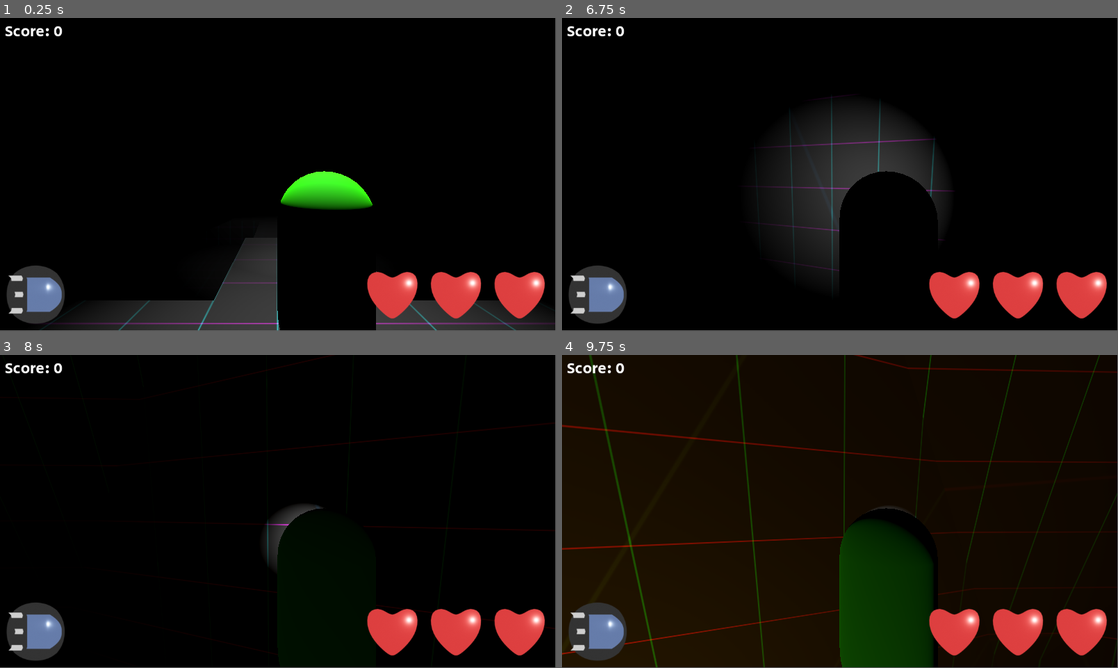
Above: before the commit, frames 1-4 (two rows, left to right).
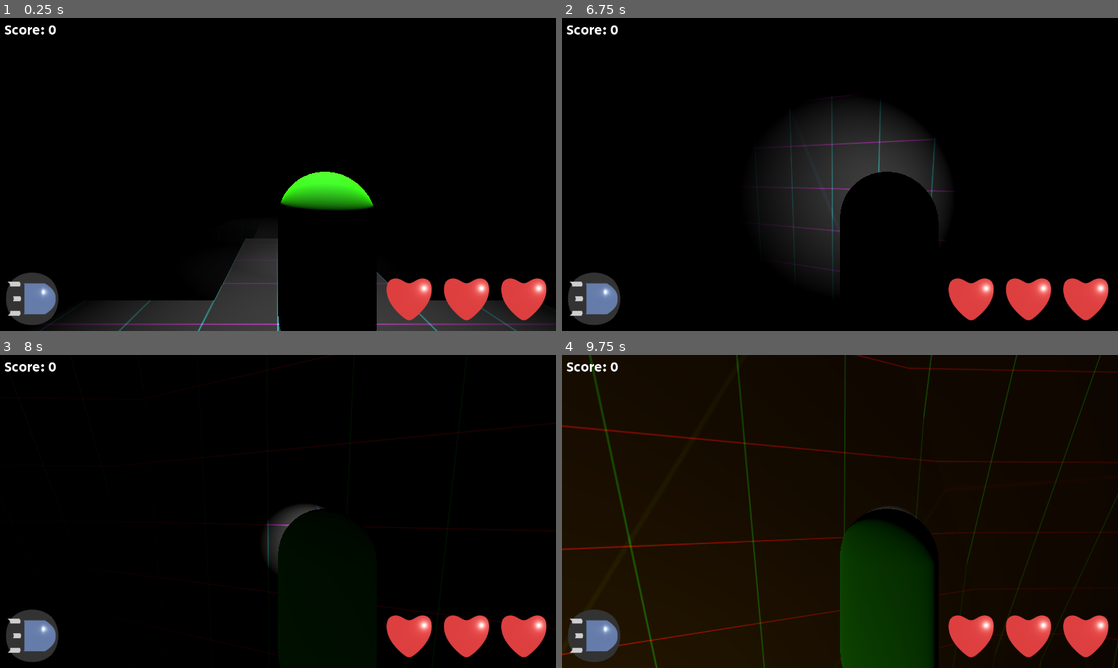
Above: after the commit, the same moments.

Repository: Sprotex/ludum-dare-54
Game: Godot game, scene res://level.tscn
Two runs of this game, one before a commit and one after it. Both use one fixed random seed, a clock stepped at 60 frames per second and the inputs below.
Inputs (mouse positions are in pixels of both pictures, inside the frame that each line leads up to):
- Up to frame 1 (0.25 s): no input
- Up to frame 2 (6.75 s): tap Enter at 0.5, 2.75 s; move the mouse to (867, 171) at 0.52 s; hold W (move_forward) 0.53-5.78 s; tap Space (jump) at 0.77, 1.52, 2, 3.02, 3.77, 4.25, 4.52, 6.02 s; move the mouse to (812, 174) at 1.27 s; move the mouse to (851, 168) at 2.02 s; move the mouse to (834, 177) at 2.77 s; move the mouse to (878, 177) at 3.52 s; move the mouse to (795, 171) at 4.27 s; move the mouse to (845, 174) at 5.02 s; move the mouse to (817, 168) at 5.77 s; hold D (move_right) 5.78-6.53 s; move the mouse to (867, 171) at 6.52 s; hold W (move_forward) from 6.53 s (still down)
- Up to frame 3 (8 s): keep holding W (move_forward); tap Space (jump) at 6.77, 7.52 s; move the mouse to (250, 511) at 7.27 s
- Up to frame 4 (9.75 s): move the mouse to (851, 505) at 8.02 s; move the mouse to (834, 514) at 8.77 s; release W (move_forward) at 8.78 s; hold A (move_left) 8.78-9.53 s; tap Space (jump) at 9.02 s; move the mouse to (878, 514) at 9.52 s; hold W (move_forward) from 9.53 s (still down)
The window is 799x449 before the commit and 800x450 after it. Grey fills any space a smaller window leaves; there, only what the larger window draws over its background counts as a difference.

The runs differ from the first frame. In frame 1, 4.0% of the frame differs, in the area x 0-100%, y 2-100%; in frame 2, 3.6%; in frame 3, 3.4%; in frame 4, 4.5%, in the area x 0-100%, y 0-100%.
Error in both runs: Invalid access to property or key 'on_bullet_shot' on a base object of type 'Node (message_bus.gd)'. (res://ambient_light_energy.gd:25)

Commit message:
set up proper window resolution

Diff:
--- a/project.godot
+++ b/project.godot
@@ -21,6 +21,11 @@
 UserInterface="*res://autoload/user_interface/user_interface.tscn"
 MessageBus="*res://autoload/message_bus/message_bus.gd"
 AudioManager="*res://autoload/audio_manager/audio_manager.tscn"
+
+[display]
+
+window/size/viewport_width=1280
+window/size/viewport_height=720
 
 [input]
 
@@ -62,3 +67,4 @@
 [rendering]
 
 renderer/rendering_method="mobile"
+limits/opengl/max_renderable_lights=128
